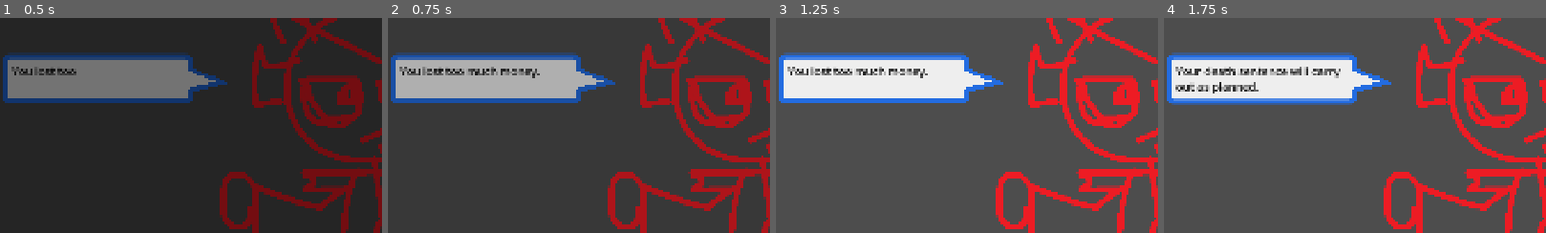
Above: before the commit, frames 1-4 (left to right).
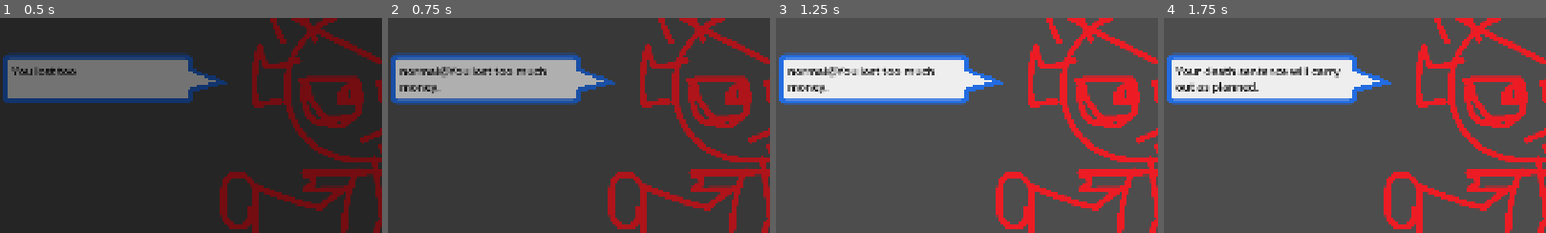
Above: after the commit, the same moments.

Repository: Tofutush/blackjack-with-sky
Game: Godot game, scene res://scenes/GameLose/game_lose.tscn
Two runs of this game, one before a commit and one after it. Both use one fixed random seed, a clock stepped at 60 frames per second and the inputs below. This scene is started directly instead of the project's main scene.
Inputs:
- Up to frame 1 (0.5 s): no input
- Up to frame 2 (0.75 s): hold Space (advance_dialog) from 0.53 s (still down)
- Up to frame 3 (1.25 s): keep holding Space (advance_dialog)
- Up to frame 4 (1.75 s): tap Enter at 1.25 s; release Space (advance_dialog) at 1.28 s; tap Space (advance_dialog) at 1.35 s
The pictures show only the part of the screen within x 20-70%, y 28-78%; the shares and areas given below are measured in that part.

Frame 1 is identical in both runs. In frame 2, 2.3% of the frame differs, in the area x 2-50%, y 22-41%; in frame 3, 2.4%; in frame 4, nothing differs.

Commit message:
change sprite

Diff:
--- a/scenes/Dialog/dialog.gd
+++ b/scenes/Dialog/dialog.gd
@@ -7,11 +7,17 @@
 
 signal dialog_finished ## emit after a dialog is done
 
+var sprite: SkyTalk ## the sprite of sky, to change his expressions
+
 var lines: Array = []
 var currentLine := 0
 var isDialogging := false
 var isAnimating := false
 
+func linkSprite(sprite1: SkyTalk) -> void:
+	sprite = sprite1
+
+## show dialog with an array of lines
 func showDialog(lines1: Array):
 	lines = lines1
 	currentLine = 0
@@ -25,7 +31,14 @@
 		dialog_finished.emit()
 		return
 	isDialogging = true
-	rich_text_label.text = lines[currentLine]
+	if sprite:
+		var parsed = lines[currentLine].rsplit('@')
+		if parsed.size() == 2:
+			rich_text_label.text = parsed[1]
+			sprite.changeSprite(parsed[0])
+		else: rich_text_label.text = parsed[0]
+	else:
+		rich_text_label.text = lines[currentLine]
 	show()
 	if GameManager.textAnimation:
 		isAnimating = true
--- a/scenes/GameLose/game_lose.gd
+++ b/scenes/GameLose/game_lose.gd
@@ -4,8 +4,9 @@
 
 func _ready() -> void:
 	super()
+	print('super finish')
 	$Dialog.showDialog([
-		"You lost too much money.",
+		"normal@You lost too much money.",
 		"Your death sentence will carry out as planned.",
 		"It was nice meeting you. Maybe in another life we could've been friends.",
 		"Don't take it personally, will you?",
--- a/scenes/SkyTalk/sky_talk.gd
+++ b/scenes/SkyTalk/sky_talk.gd
@@ -3,10 +3,12 @@
 ## used in the intro, game end, and game win; when sky is just talking and nothing else
 
 const sprites: Dictionary = {
-	"normal": preload("res://assets/sky.png")
+	"normal": preload("res://assets/sky.png"),
+	"2" : preload("res://assets/sky 2.png")
 }
 
 func _ready() -> void:
+	$Dialog.linkSprite(self)
 	$BlackScreen.fadeOut()
 	await $BlackScreen.fade_finished
 
